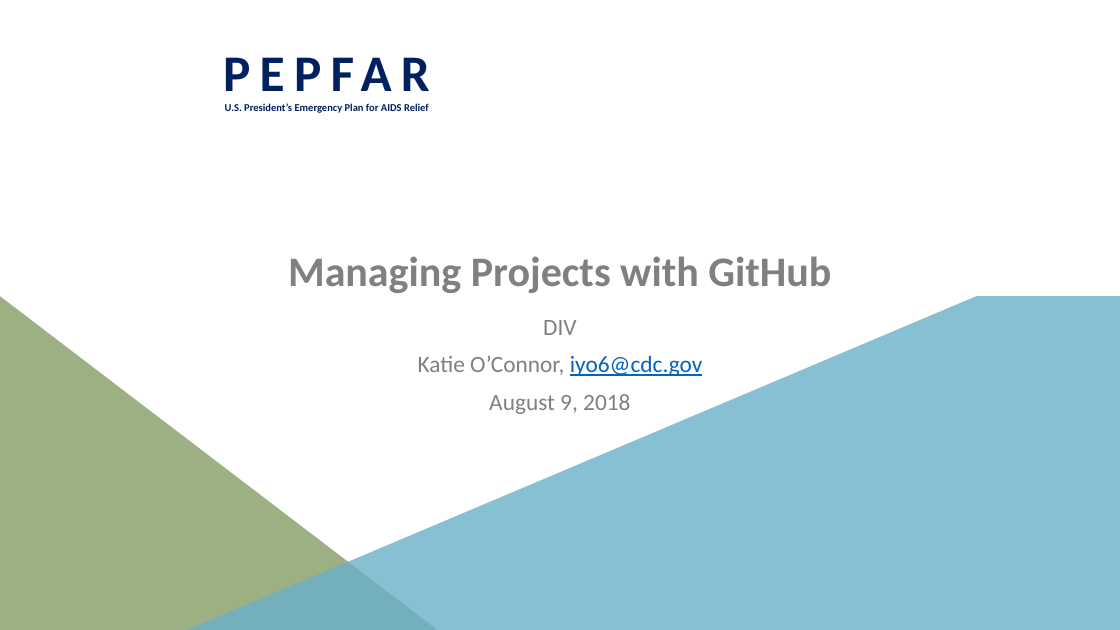
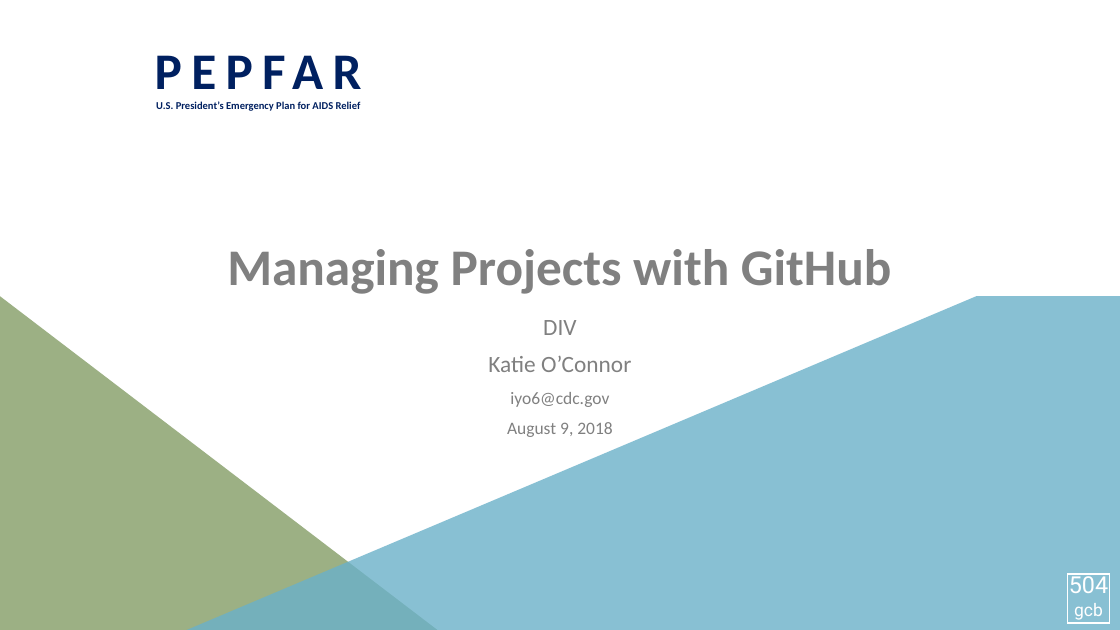
Before and after one commit to ICPI/DIV, a slide deck: slide 1 of Presentations/GibHub for Project Management_FINAL.pptx. Drawn at 1120x630 pixels with LibreOffice and Linux fonts; fonts in the diff are those of the drawing; background and template pictures are left out. Boxes give left, top, right and bottom in pixels: in the first picture for what was removed or moved away, otherwise in the second. Text is boxed around its words. In the diff, an @@ line names an element or a change of style, - is before the commit and + after.

```diff
--- a/Presentations/GibHub for Project Management_FINAL.pptx
+++ b/Presentations/GibHub for Project Management_FINAL.pptx
@@ text "PEPFAR": place and size @@
-text "PEPFAR" at box(225, 103, 429, 113)
+text "PEPFAR" at box(156, 101, 361, 111)
@@ title "Managing Projects with GitHub" at box(227, 249, 891, 294): size 36 to 44 pt @@
@@ text at box(488, 356, 631, 407): text changed @@
-Katie O’Connor, iyo6@cdc.gov
+Katie O’Connor
+iyo6@cdc.gov
@@ text at box(507, 422, 612, 437): size 20 to 15 pt in "August 9, 2018" @@
@@ rectangle added at box(1068, 574, 1110, 623), outline #FFFFFF 1 pt @@
@@ text added at box(1069, 573, 1108, 620), 20 pt, text #FFFFFF @@
+504
+gcb
```
Also in this commit, not shown: 1 other slide changed.
